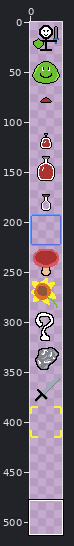
Edited in one commit: sprite sheet (CraftingRPG/Content/textures/crpg_spritesheet.png). Above: a wide view before the commit, with the close-up outlined.
Close-up. The starting point:
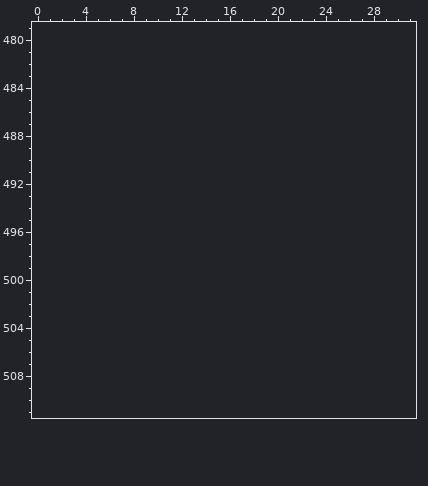
The file is 32x416 pixels. Shown: x 0..31, y 479..511. The old version is drawn lined up with the new one, on the new canvas. The commit also changed other parts of the picture, which this record leaves out.
Palette (. is transparent): 
The same view after the edit:
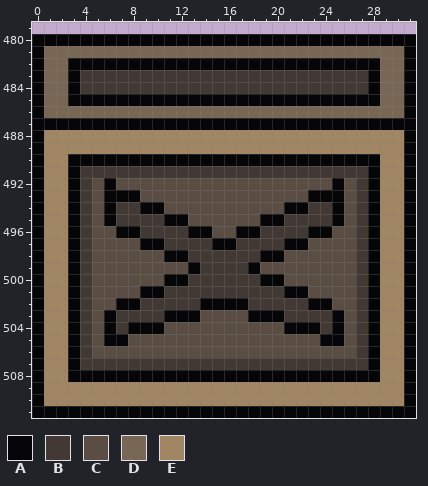
Colours new in this view: A #060608  B #423934  C #5a4e44  D #796755  E #a08662
The exact change:
canvas 32x416 -> 32x512
y 480: x 0..31 ................................ -> AAAAAAAAAAAAAAAAAAAAAAAAAAAAAAAA
y 481: x 0..31 ................................ -> ADDDDDDDDDDDDDDDDDDDDDDDDDDDDDDA
y 482: x 0..31 ................................ -> ADDAAAAAAAAAAAAAAAAAAAAAAAAAADDA
y 483..484: x 0..31 ................................ -> ADDABBBBBBBBBBBBBBBBBBBBBBBBADDA
y 485: x 0..31 ................................ -> ADDAAAAAAAAAAAAAAAAAAAAAAAAAADDA
y 486: x 0..31 ................................ -> ADDDDDDDDDDDDDDDDDDDDDDDDDDDDDDA
y 487: x 0..31 ................................ -> AAAAAAAAAAAAAAAAAAAAAAAAAAAAAAAA
y 488..489: x 0..31 ................................ -> AEEEEEEEEEEEEEEEEEEEEEEEEEEEEEEA
y 490: x 0..31 ................................ -> AEEAAAAAAAAAAAAAAAAAAAAAAAAAAEEA
y 491: x 0..31 ................................ -> AEEABBBBBBBBBBBBBBBBBBBBBBBBAEEA
y 492: x 0..31 ................................ -> AEEABCACCCCCCCCCCCCCCCCCCACBAEEA
y 493: x 0..31 ................................ -> AEEABCAAACCCCCCCCCCCCCCAAACBAEEA
y 494: x 0..31 ................................ -> AEEABCABBAACCCCCCCCCCAABBACBAEEA
y 495: x 0..31 ................................ -> AEEABCABBBBAACCCCCCAABBBBACBAEEA
y 496: x 0..31 ................................ -> AEEABCCAABBBBAACCAABBBBAACCBAEEA
y 497: x 0..31 ................................ -> AEEABCCCCAABBBBAABBBBAACCCCBAEEA
y 498: x 0..31 ................................ -> AEEABCCCCCCAABBBBBBAACCCCCCBAEEA
y 499: x 0..31 ................................ -> AEEABCCCCCCCCABBBBACCCCCCCCBAEEA
y 500: x 0..31 ................................ -> AEEABCCCCCCAABBBBBBAACCCCCCBAEEA
y 501: x 0..31 ................................ -> AEEABCCCCAABBBBBBBBBBAACCCCBAEEA
y 502: x 0..31 ................................ -> AEEABCCAABBBBBAAAABBBBBAACCBAEEA
y 503: x 0..31 ................................ -> AEEABCABBBBAAACCCCAAABBBBACBAEEA
y 504: x 0..31 ................................ -> AEEABCABAAACCCCCCCCCCAAABACBAEEA
y 505: x 0..31 ................................ -> AEEABCAACCCCCCCCCCCCCCCCAACBAEEA
y 506: x 0..31 ................................ -> AEEABCCCCCCCCCCCCCCCCCCCCCCBAEEA
y 507: x 0..31 ................................ -> AEEABBBBBBBBBBBBBBBBBBBBBBBBAEEA
y 508: x 0..31 ................................ -> AEEAAAAAAAAAAAAAAAAAAAAAAAAAAEEA
y 509..510: x 0..31 ................................ -> AEEEEEEEEEEEEEEEEEEEEEEEEEEEEEEA
y 511: x 0..31 ................................ -> AAAAAAAAAAAAAAAAAAAAAAAAAAAAAAAA
Where, in picture pixels (left, top, right, bottom), the same in both close-ups:
added: (32, 34, 416, 418)
